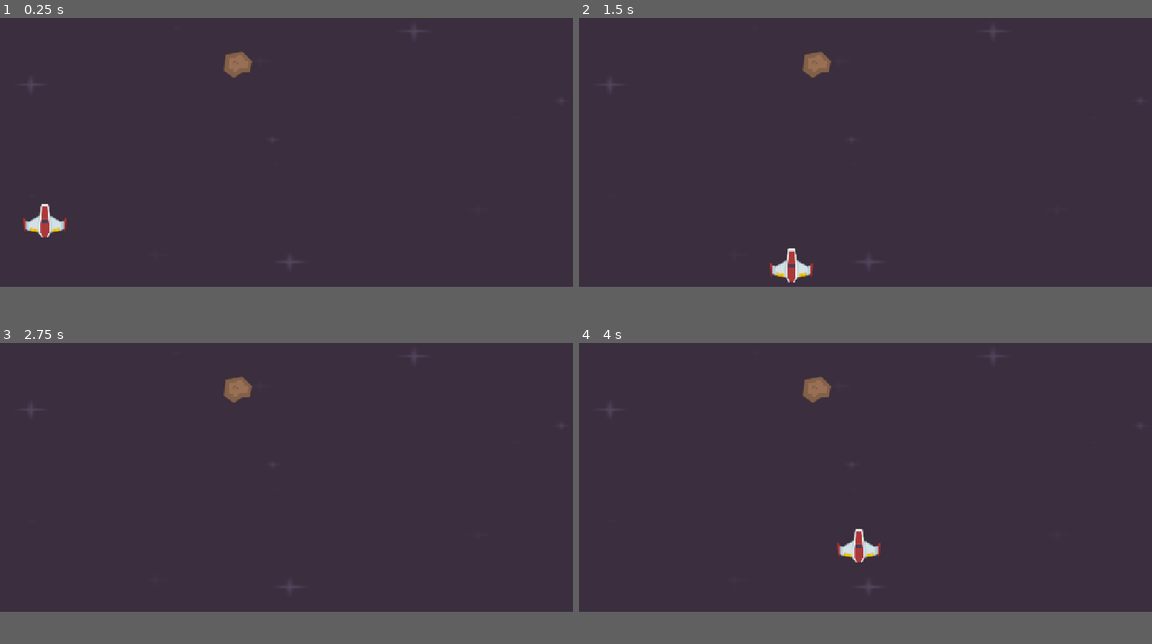
Above: before the commit, frames 1-4 (two rows, left to right).
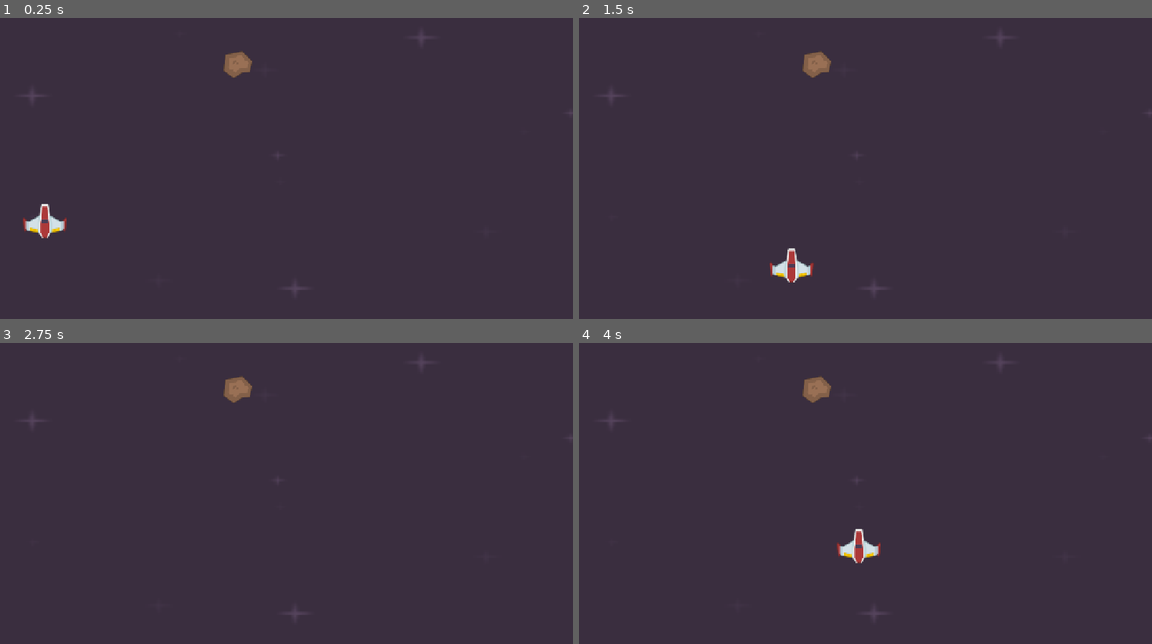
Above: after the commit, the same moments.

Repository: ORGinalBIbEK/space-shooter
Game: Godot game, scene res://scenes/level.tscn
The game is run twice, just before and just after one commit, with the same random seed, the same clock (stepped at 60 frames per second) and the same inputs.
Inputs:
- Up to frame 1 (0.25 s): no input
- Up to frame 2 (1.5 s): tap Enter at 0.5 s; hold Right (right) 0.53-1.28 s; hold Down (down) from 1.28 s (still down)
- Up to frame 3 (2.75 s): release Down (down) at 2.03 s; hold Right (right) from 2.03 s (still down)
- Up to frame 4 (4 s): tap Space at 2.75 s; release Right (right) at 2.78 s; hold Up (up) 2.78-3.53 s; hold Left (left) from 3.53 s (still down)
In our replay, the window is 800x405 before the commit and 800x450 after it. These sizes can differ from the game's own. Grey fills any space a smaller window leaves; there, only what the larger window draws over its background counts as a difference.

The runs differ from the first frame. In frame 1, 0.1% of the frame differs, in the area x 4-100%, y 4-91%; in frame 2, 0.1%, in the area x 5-100%, y 4-91%; in frame 3, less than 0.1%; in frame 4, 0.1%.

Commit message:
setting up the boundry

Diff:
--- a/project.godot
+++ b/project.godot
@@ -17,6 +17,7 @@
 [display]
 
 window/size/viewport_width=1280
+window/size/viewport_height=720
 window/stretch/mode="canvas_items"
 window/stretch/aspect="expand"
 
--- a/scenes/level.tscn
+++ b/scenes/level.tscn
@@ -4,11 +4,14 @@
 [ext_resource type="Texture2D" uid="uid://cnl5nmeq6ga2l" path="res://Backgrounds/darkPurple.png" id="1_w8frs"]
 [ext_resource type="PackedScene" uid="uid://cyqqgordmh7pa" path="res://scenes/meteor.tscn" id="3_mx8sn"]
 
+[sub_resource type="RectangleShape2D" id="RectangleShape2D_60jjh"]
+size = Vector2(119, 720)
+
 [node name="Level" type="Node2D" unique_id=2099845822]
 
 [node name="bg" type="Sprite2D" parent="." unique_id=1034622610]
-position = Vector2(618, 318)
-scale = Vector2(5.5585933, 3.1445308)
+position = Vector2(629.25, 353.25003)
+scale = Vector2(5.646484, 3.4199216)
 texture = ExtResource("1_w8frs")
 
 [node name="Player" parent="." unique_id=442333348 instance=ExtResource("1_2q6dc")]
@@ -16,3 +19,11 @@
 
 [node name="Meteor" parent="." unique_id=164773529 instance=ExtResource("3_mx8sn")]
 position = Vector2(529, 145)
+
+[node name="Borders" type="Node2D" parent="." unique_id=173986610]
+
+[node name="StaticBody2D" type="StaticBody2D" parent="Borders" unique_id=1238833708]
+
+[node name="CollisionShape2D" type="CollisionShape2D" parent="Borders/StaticBody2D" unique_id=2007143442]
+position = Vector2(1229, 357)
+shape = SubResource("RectangleShape2D_60jjh")
--- a/scenes/player.gd
+++ b/scenes/player.gd
@@ -6,4 +6,5 @@
 
 func _process(delta):
 	var direction=Input.get_vector("left","right","up","down")
-	position+= direction *speed * delta
+	velocity=direction *speed
+	move_and_slide()
--- a/scenes/player.tscn
+++ b/scenes/player.tscn
@@ -8,3 +8,6 @@
 
 [node name="PlayerImage" type="Sprite2D" parent="." unique_id=1390925154]
 texture = ExtResource("1_3vyb7")
+
+[node name="CollisionPolygon2D" type="CollisionPolygon2D" parent="." unique_id=14288219]
+polygon = PackedVector2Array(-8, -36, 8, -37, 11, -14, 35, 2, 40, 0, 45, -4, 49, -6, 46, 23, 41, 21, 14, 27, 7, 37, -5, 36, -9, 37, -14, 29, -37, 24, -43, 20, -44, 24, -47, 24, -49, -6, -42, -2, -35, 1, -12, -12)
